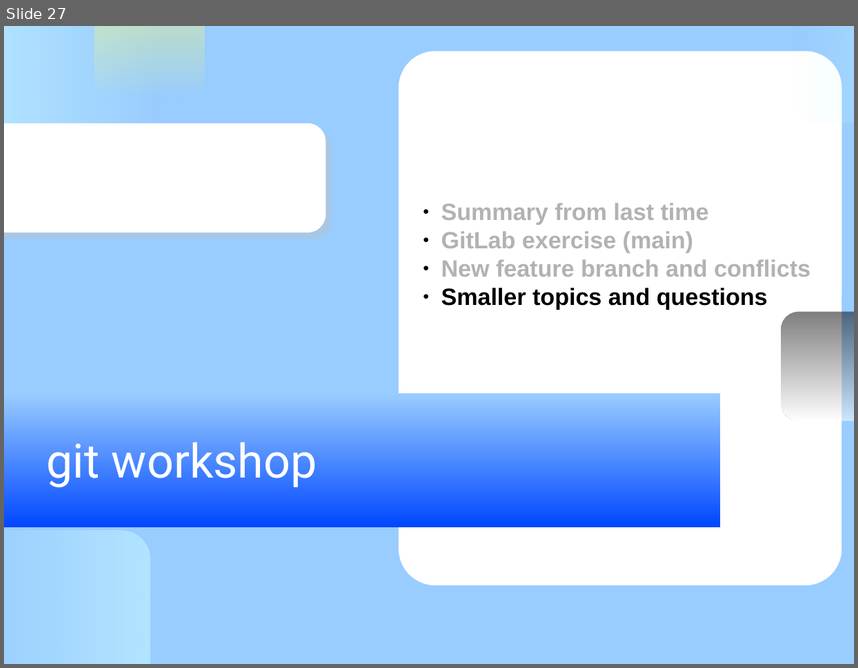
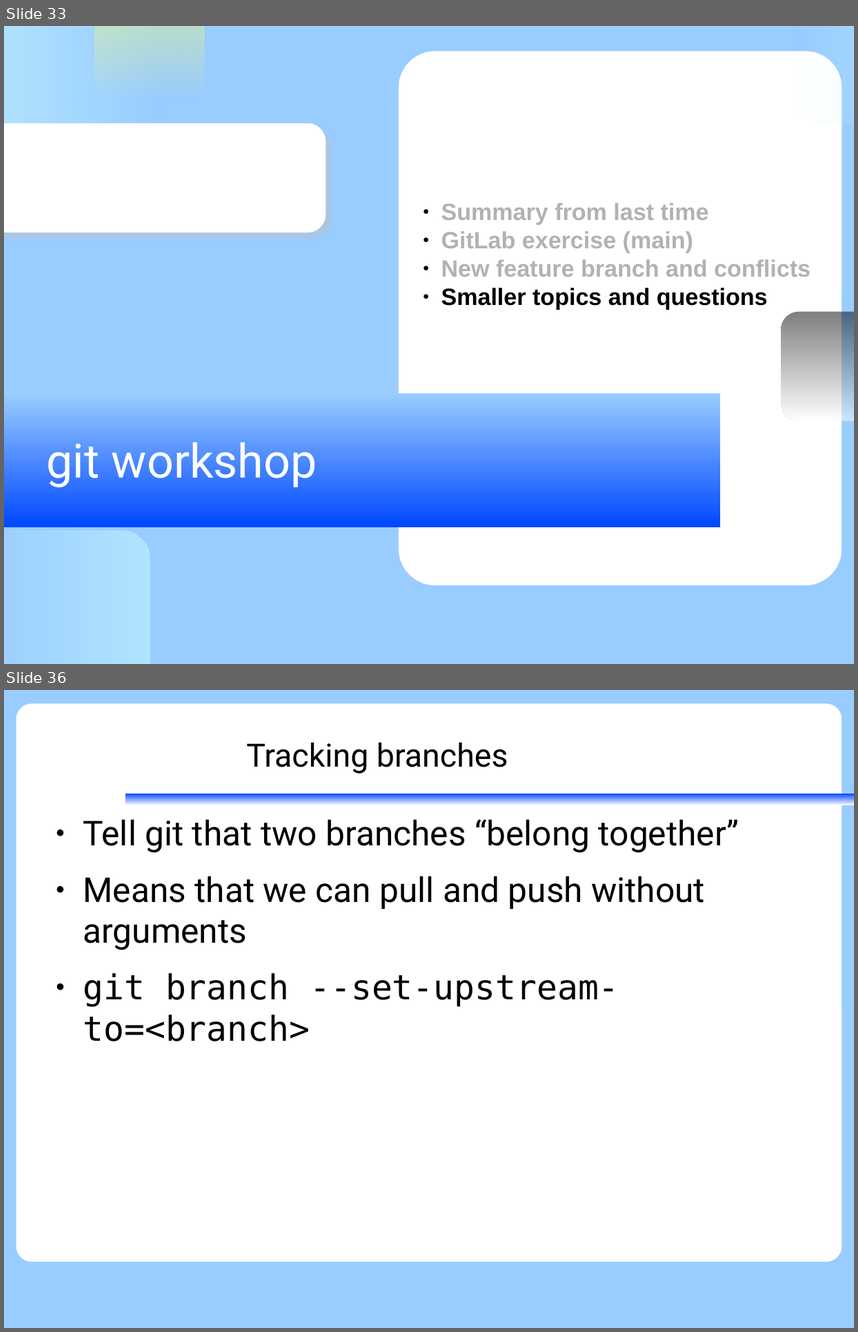
Before and after one commit to KennethNielsen/presentations, a slide deck: gitworkshop/gitworkshop.odp. Shown one above the other, each under a label of ours: slide 27 before the commit, slides 33 and 36 after it; the slides between them are not shown. The pictures are 858x668 and 858x1332 pixels, drawn with LibreOffice and Linux fonts; fonts in the diff are those of the drawing; background and template pictures are left out. Boxes give left, top, right and bottom in pixels: in the first picture for what was removed or moved away, otherwise in the second. Text is boxed around its words. In the diff, an @@ line names an element or a change of style, - is before the commit and + after.

```diff
--- a/gitworkshop/gitworkshop.odp
+++ b/gitworkshop/gitworkshop.odp
@@ slide 36 added at <box>4,690,854,1328</box>, background #99CCFF @@
@@ rounded rectangle added at <box>16,704,842,1261</box>, fill #FFFFFF @@
@@ title added at <box>246,742,508,773</box>, 30 pt, text #000000 @@
+Tracking branches
@@ rectangle added at <box>125,793,854,806</box>, fill gradient #FFFFFF to #0047FF @@
@@ text added at <box>83,819,739,1041</box>, 32 pt, text #000000 @@
+● Tell git that two branches “belong together”
+● Means that we can pull and push without arguments
+● git branch --set-upstream-to=<branch>
@@ what was slide 27 is now slide 33 @@
```
Also in this commit, not shown: 2 slides changed, 14 other slides added, 2 other files.
